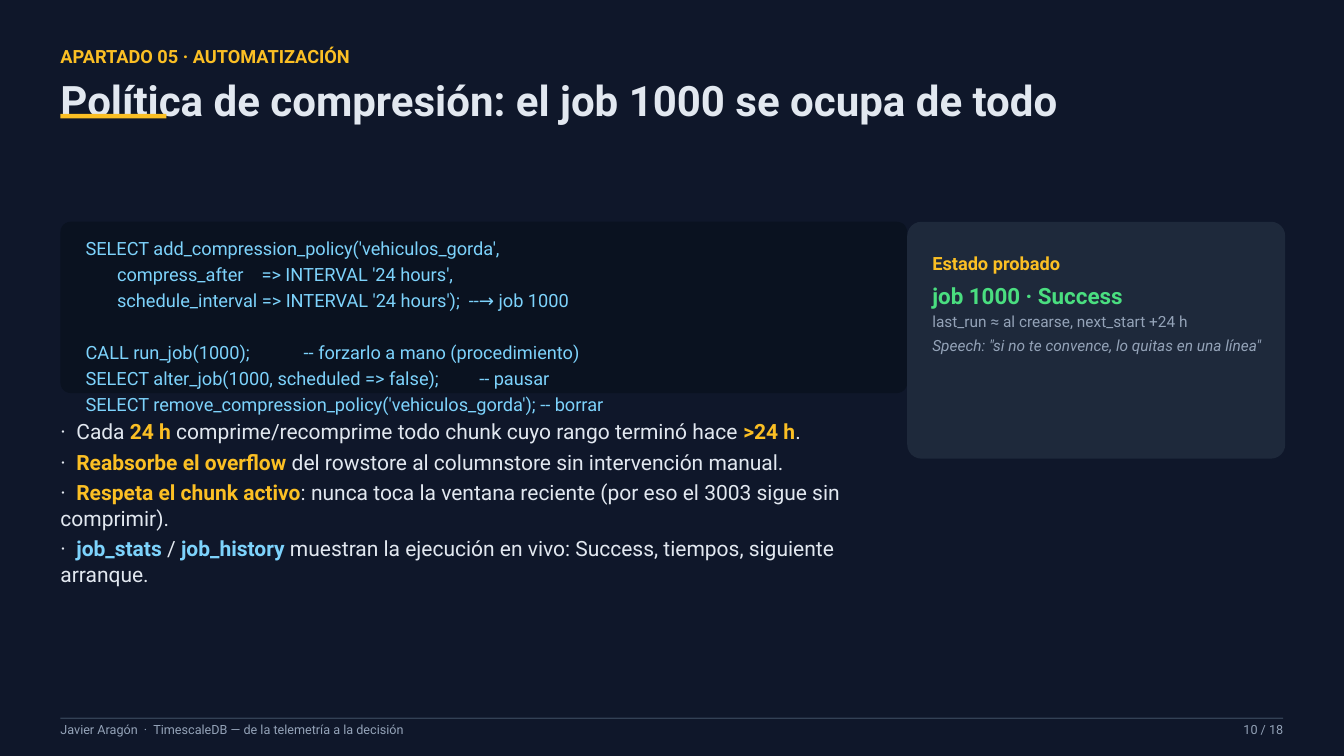
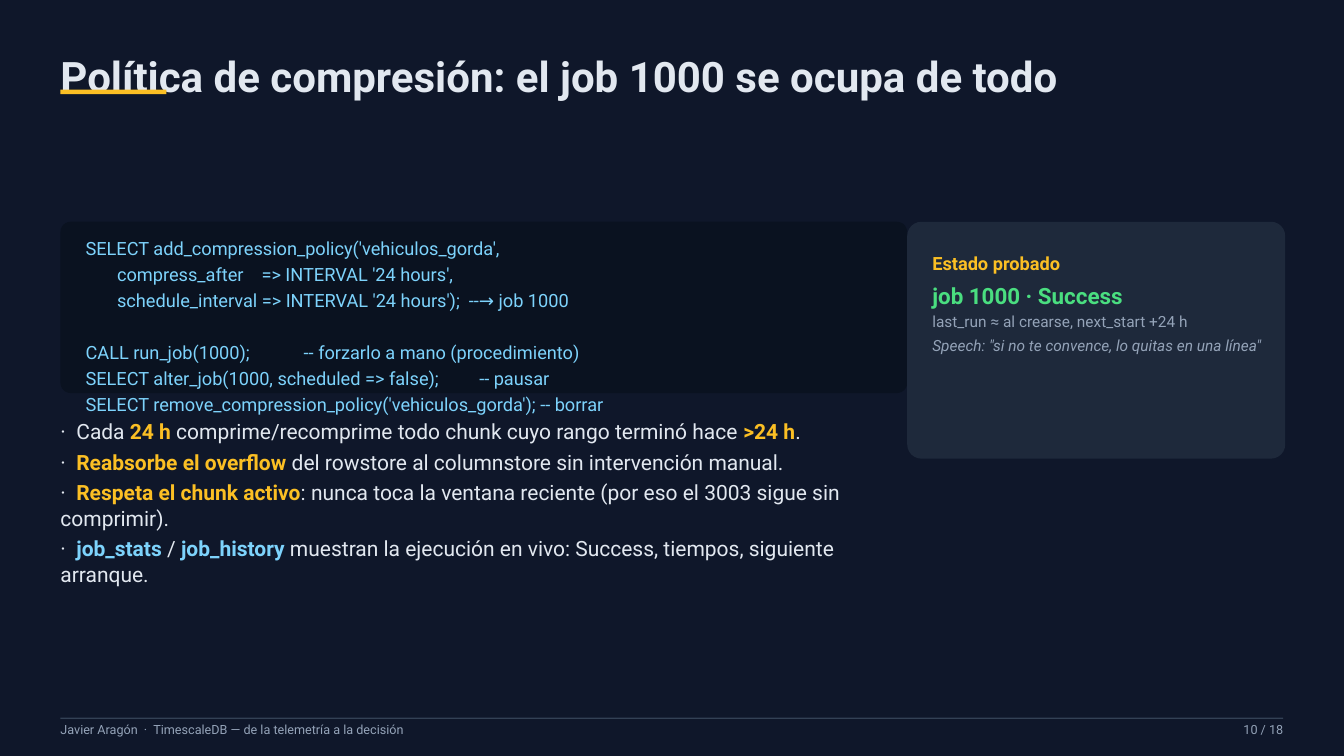
Before and after one commit to xavipuerto/autometrics-demo, a slide deck: slide 10 of presentacion/TimescaleDB-PPT-Javier.pptx. Drawn at 1344x756 pixels with LibreOffice and Linux fonts; fonts in the diff are those of the drawing. Boxes give left, top, right and bottom in pixels: in the first picture for what was removed or moved away, otherwise in the second. Text is boxed around its words. In the diff, an @@ line names an element or a change of style, - is before the commit and + after.

```diff
--- a/presentacion/TimescaleDB-PPT-Javier.pptx
+++ b/presentacion/TimescaleDB-PPT-Javier.pptx
@@ text "Política de compresión: el job ...": place and size @@
-text "Política de compresión: el job ..." at box(60, 84, 1058, 125)
+text "Política de compresión: el job ..." at box(60, 60, 1058, 101)
@@ text removed at box(60, 47, 350, 63) @@
-APARTADO 05 · AUTOMATIZACIÓN
@@ rectangle: place and size @@
-rectangle at box(60, 114, 166, 118)
+rectangle at box(60, 90, 166, 94)
```
Also in this commit, not shown: 14 other slides changed, 1 slide added, 1 slide removed, 2 other files.
